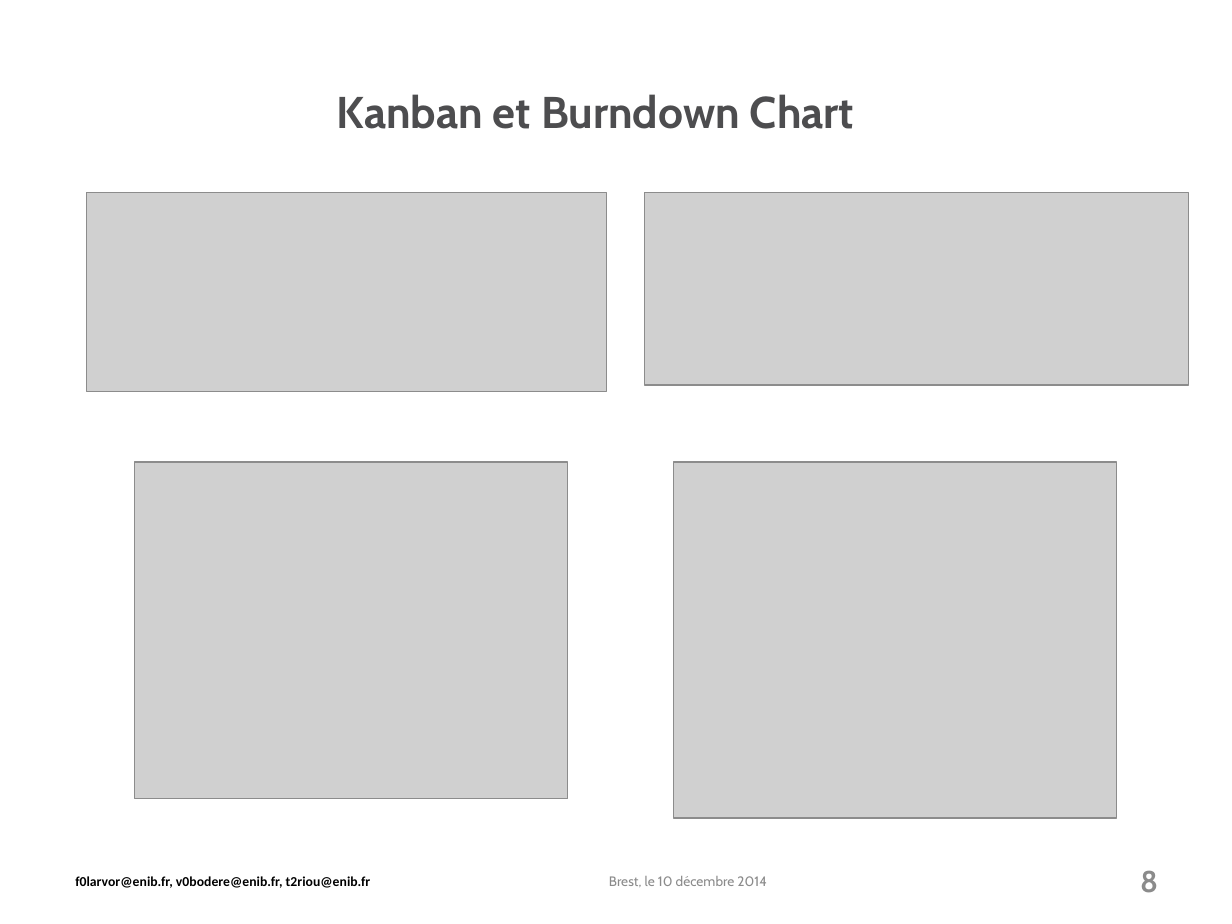
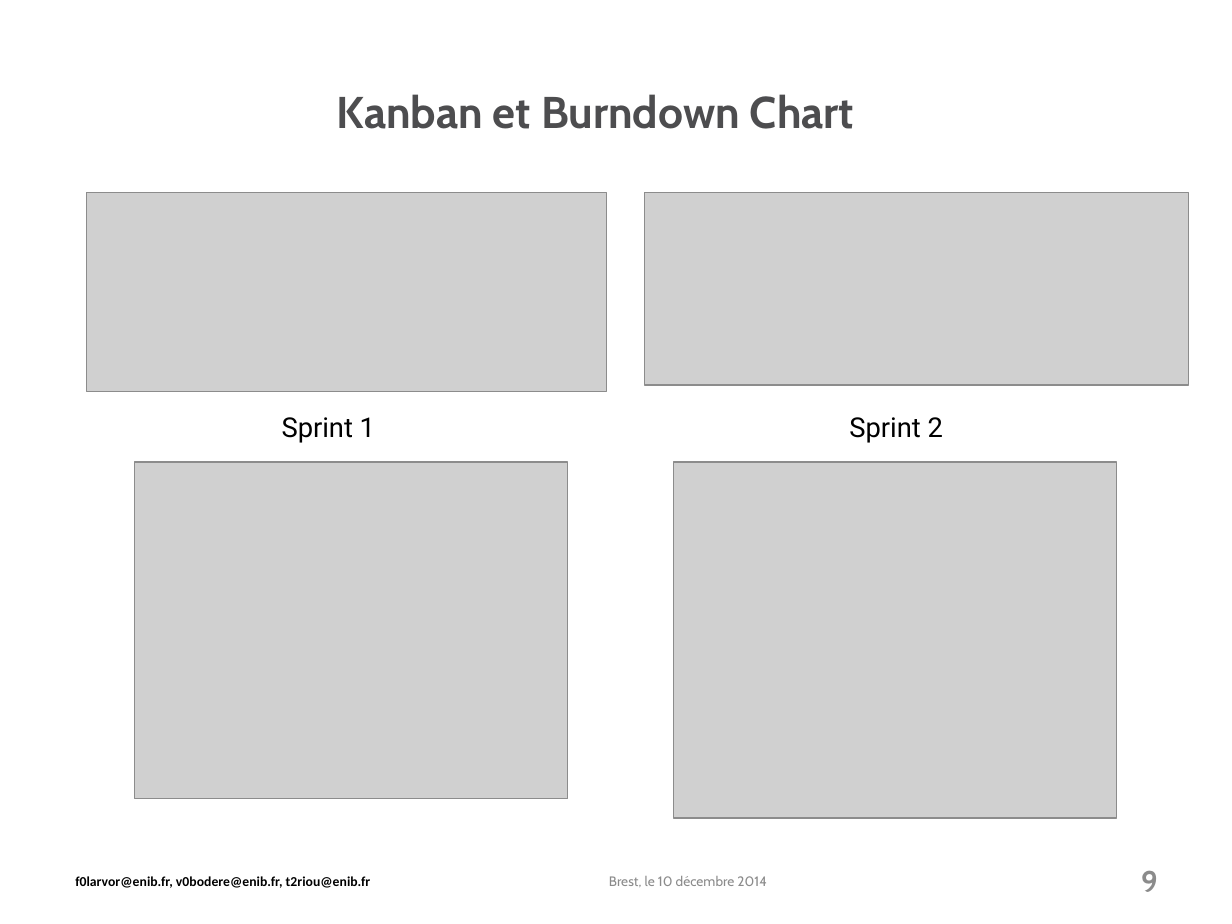
Before and after one commit to PixelSenseEnib/PixelSense, a slide deck: slide 9 of Soutenance/modele-ENIB-2010.pptx (slide 8 before the commit). Drawn at 1232x924 pixels with LibreOffice and Linux fonts; fonts in the diff are those of the drawing; grey boxes stand for pictures; background and template pictures are left out. Boxes give left, top, right and bottom in pixels: in the first picture for what was removed or moved away, otherwise in the second. Text is boxed around its words. In the diff, an @@ line names an element or a change of style, - is before the commit and + after.

```diff
--- a/Soutenance/modele-ENIB-2010.pptx
+++ b/Soutenance/modele-ENIB-2010.pptx
@@ text added at (282, 417, 375, 443), 16 pt, text #000000 @@
+Sprint 1
@@ text added at (849, 417, 943, 443), 16 pt, text #000000 @@
+Sprint 2
@@ page number at (1141, 871, 1158, 892): text changed @@
-8
+9
```
Also in this commit, not shown: 4 other slides changed, 1 slide added, 1 other file.
